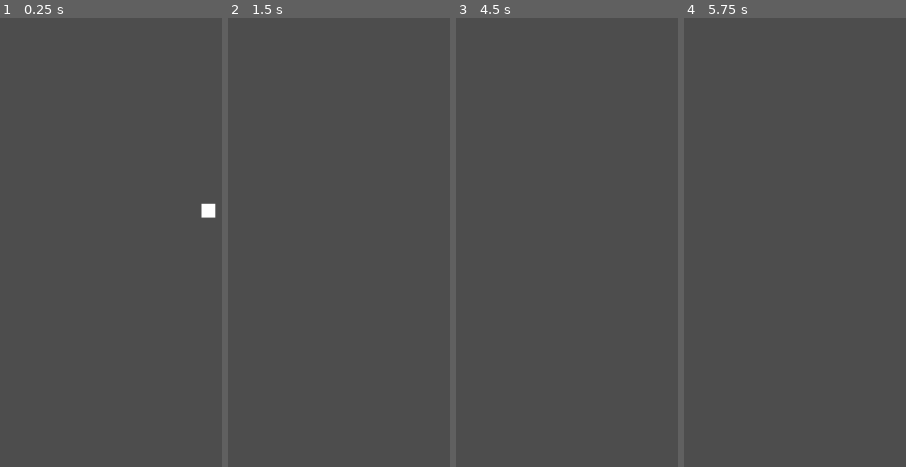
Above: before the commit, frames 1-4 (left to right).
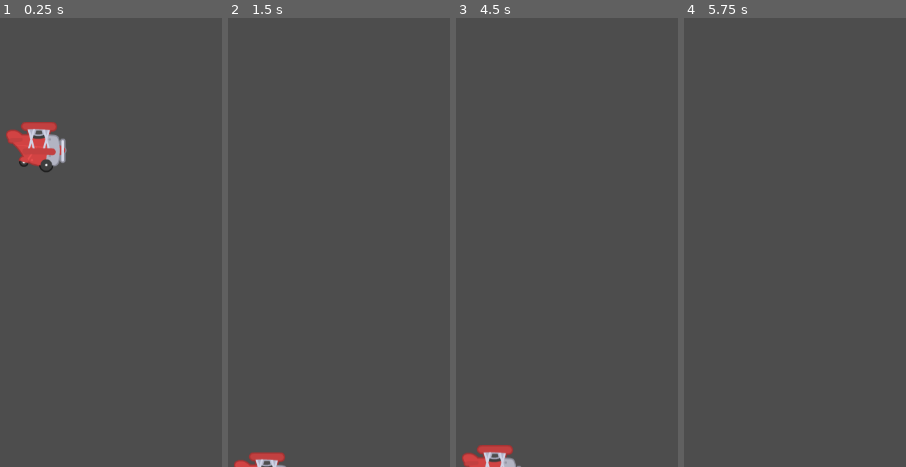
Above: after the commit, the same moments.

Repository: smarthall/20games
Game: Godot game, scene res://level.tscn
Same seed, same stepped clock (60 frames per second), same inputs: the game is played once before the commit and once after it.
Inputs:
- Up to frame 1 (0.25 s): no input
- Up to frame 2 (1.5 s): tap Space (Flap) at 0.77, 1.07 s
- Up to frame 3 (4.5 s): tap Space (Flap) at 1.52, 1.82, 2.75, 3.02, 3.32, 3.77, 4.07, 4.25 s; tap Enter at 2, 3.5 s
- Up to frame 4 (5.75 s): tap Space (Flap) at 4.52, 4.82 s

The runs differ from the first frame. In frame 1, 2.2% of the frame differs, in the area x 2-98%, y 23-45%; in frame 2, 0.6%; in frame 3, 0.9%; in frame 4, nothing differs.

Commit message:
Start building the scenery

Diff:
--- /dev/null
+++ b/flappy/Biome.gd
@@ -0,0 +1,6 @@
+extends Resource
+class_name Biome
+
+@export var ground : Texture
+@export var up: Texture
+@export var down: Texture
--- /dev/null
+++ b/flappy/Resources/Biomes/dirt.tres
@@ -0,0 +1,13 @@
+[gd_resource type="Resource" script_class="Biome" load_steps=5 format=3 uid="uid://ceocu7dr7mca1"]
+
+[ext_resource type="Texture2D" uid="uid://icbkvrut86th" path="res://Resources/Biomes/rockGrassDown.png" id="1_ds1n4"]
+[ext_resource type="Script" uid="uid://c8ixf18qkftfw" path="res://Biome.gd" id="1_m2y1e"]
+[ext_resource type="Texture2D" uid="uid://bt625lu00la1h" path="res://Resources/Biomes/groundDirt.png" id="2_rrvvx"]
+[ext_resource type="Texture2D" uid="uid://dtju7lqfge8si" path="res://Resources/Biomes/rockGrass.png" id="4_6vi62"]
+
+[resource]
+script = ExtResource("1_m2y1e")
+ground = ExtResource("2_rrvvx")
+up = ExtResource("4_6vi62")
+down = ExtResource("1_ds1n4")
+metadata/_custom_type_script = "uid://c8ixf18qkftfw"
--- /dev/null
+++ b/flappy/Resources/Biomes/ice.tres
@@ -0,0 +1,13 @@
+[gd_resource type="Resource" script_class="Biome" load_steps=5 format=3 uid="uid://4p7kj2qn4k12"]
+
+[ext_resource type="Texture2D" uid="uid://caqkkfngtknd" path="res://Resources/Biomes/rockIceDown.png" id="1_wn0ni"]
+[ext_resource type="Script" uid="uid://c8ixf18qkftfw" path="res://Biome.gd" id="1_xbeof"]
+[ext_resource type="Texture2D" uid="uid://dj1tln4kah2aj" path="res://Resources/Biomes/groundIce.png" id="2_nql0m"]
+[ext_resource type="Texture2D" uid="uid://ylf8sf154tdl" path="res://Resources/Biomes/rockIce.png" id="4_8batw"]
+
+[resource]
+script = ExtResource("1_xbeof")
+ground = ExtResource("2_nql0m")
+up = ExtResource("4_8batw")
+down = ExtResource("1_wn0ni")
+metadata/_custom_type_script = "uid://c8ixf18qkftfw"
--- /dev/null
+++ b/flappy/Resources/Biomes/rock.tres
@@ -0,0 +1,13 @@
+[gd_resource type="Resource" script_class="Biome" load_steps=5 format=3 uid="uid://bvamqne4wou5m"]
+
+[ext_resource type="Texture2D" uid="uid://jcvo5tt7a8vy" path="res://Resources/Biomes/rockDown.png" id="1_gy8fa"]
+[ext_resource type="Script" uid="uid://c8ixf18qkftfw" path="res://Biome.gd" id="1_skgbw"]
+[ext_resource type="Texture2D" uid="uid://b4x57ksxbad38" path="res://Resources/Biomes/groundRock.png" id="2_uux74"]
+[ext_resource type="Texture2D" uid="uid://hx3k6xtuqfvt" path="res://Resources/Biomes/rock.png" id="4_pp4v1"]
+
+[resource]
+script = ExtResource("1_skgbw")
+ground = ExtResource("2_uux74")
+up = ExtResource("4_pp4v1")
+down = ExtResource("1_gy8fa")
+metadata/_custom_type_script = "uid://c8ixf18qkftfw"
--- /dev/null
+++ b/flappy/Resources/Biomes/snow.tres
@@ -0,0 +1,13 @@
+[gd_resource type="Resource" script_class="Biome" load_steps=5 format=3 uid="uid://cj6j1htyqexkd"]
+
+[ext_resource type="Texture2D" uid="uid://qg65mytvpya5" path="res://Resources/Biomes/rockSnowDown.png" id="1_278cf"]
+[ext_resource type="Script" uid="uid://c8ixf18qkftfw" path="res://Biome.gd" id="1_t3eoq"]
+[ext_resource type="Texture2D" uid="uid://decvoxofxihcv" path="res://Resources/Biomes/groundSnow.png" id="2_y1l0n"]
+[ext_resource type="Texture2D" uid="uid://72yjxngpn2j0" path="res://Resources/Biomes/rockSnow.png" id="4_0j4of"]
+
+[resource]
+script = ExtResource("1_t3eoq")
+ground = ExtResource("2_y1l0n")
+up = ExtResource("4_0j4of")
+down = ExtResource("1_278cf")
+metadata/_custom_type_script = "uid://c8ixf18qkftfw"
--- /dev/null
+++ b/flappy/Resources/Plane/red_plane_fly.tres
@@ -0,0 +1,25 @@
+[gd_resource type="SpriteFrames" load_steps=4 format=3 uid="uid://dnauikrqvayu8"]
+
+[ext_resource type="Texture2D" uid="uid://j5dm7hjyu6ob" path="res://Resources/Plane/planeRed1.png" id="1_0o3xk"]
+[ext_resource type="Texture2D" uid="uid://umlpfn43ws8p" path="res://Resources/Plane/planeRed2.png" id="2_0vqh8"]
+[ext_resource type="Texture2D" uid="uid://cs7sw1c6jbt0n" path="res://Resources/Plane/planeRed3.png" id="3_8tawy"]
+
+[resource]
+animations = [{
+"frames": [{
+"duration": 1.0,
+"texture": ExtResource("1_0o3xk")
+}, {
+"duration": 1.0,
+"texture": ExtResource("2_0vqh8")
+}, {
+"duration": 1.0,
+"texture": ExtResource("3_8tawy")
+}, {
+"duration": 1.0,
+"texture": ExtResource("2_0vqh8")
+}],
+"loop": true,
+"name": &"default",
+"speed": 5.0
+}]
--- /dev/null
+++ b/flappy/biome_objects.gd
@@ -0,0 +1,13 @@
+extends Node2D
+
+@onready var ground_sprite: Sprite2D = $Ground/Sprite2D
+@onready var up_sprite: Sprite2D = $Up/Sprite2D
+@onready var down_sprite: Sprite2D = $Down/Sprite2D
+
+func _ready() -> void:
+	pass
+
+func set_biome(new_biome: Biome) -> void:
+	ground_sprite.texture = new_biome.ground
+	up_sprite.texture = new_biome.up
+	down_sprite.texture = new_biome.down
--- /dev/null
+++ b/flappy/biome_objects.tscn
@@ -0,0 +1,36 @@
+[gd_scene load_steps=5 format=3 uid="uid://3eknx7sp6o5e"]
+
+[ext_resource type="Script" uid="uid://byv6i78mvgepy" path="res://biome_objects.gd" id="1_7apck"]
+[ext_resource type="Texture2D" uid="uid://bt625lu00la1h" path="res://Resources/Biomes/groundDirt.png" id="2_m35so"]
+[ext_resource type="Texture2D" uid="uid://hx3k6xtuqfvt" path="res://Resources/Biomes/rock.png" id="3_ch71h"]
+[ext_resource type="Texture2D" uid="uid://jcvo5tt7a8vy" path="res://Resources/Biomes/rockDown.png" id="4_frv8b"]
+
+[node name="BiomeObjects" type="Node2D"]
+script = ExtResource("1_7apck")
+
+[node name="Up" type="StaticBody2D" parent="."]
+position = Vector2(550, 530)
+
+[node name="Sprite2D" type="Sprite2D" parent="Up"]
+texture = ExtResource("3_ch71h")
+
+[node name="CollisionPolygon2D" type="CollisionPolygon2D" parent="Up"]
+polygon = PackedVector2Array(-53, 117, 12, -120, 53, 117)
+
+[node name="Down" type="StaticBody2D" parent="."]
+position = Vector2(100, 117)
+
+[node name="Sprite2D" type="Sprite2D" parent="Down"]
+texture = ExtResource("4_frv8b")
+
+[node name="CollisionPolygon2D" type="CollisionPolygon2D" parent="Down"]
+polygon = PackedVector2Array(-53, -118, 12, 119, 53, -118)
+
+[node name="Ground" type="StaticBody2D" parent="."]
+position = Vector2(403, 614)
+
+[node name="Sprite2D" type="Sprite2D" parent="Ground"]
+texture = ExtResource("2_m35so")
+
+[node name="CollisionPolygon2D" type="CollisionPolygon2D" parent="Ground"]
+polygon = PackedVector2Array(31, -22, 65, 13, 104, 11, 131, 22, 172, 25, 192, -6, 236, -9, 254, -30, 339, -33, 362, -5, 405, 3, 406, 32, -402, 35, -402, 6, -371, 1, -363, 11, -313, 13, -268, 0, -247, -25, -153, -28, -98, -6, -58, -5, -27, -21)
--- /dev/null
+++ b/flappy/level.gd
@@ -0,0 +1,3 @@
+extends Node2D
+
+@export var biome_scene: PackedScene = preload("res://biome_objects.tscn")
--- a/flappy/level.tscn
+++ b/flappy/level.tscn
@@ -1,20 +1,23 @@
-[gd_scene load_steps=3 format=3 uid="uid://cuj1umrqtbcuy"]
+[gd_scene load_steps=5 format=3 uid="uid://cuj1umrqtbcuy"]
 
-[ext_resource type="Script" uid="uid://bk67q8g45q4ms" path="res://rigid_body_2d.gd" id="1_u52ul"]
+[ext_resource type="Script" uid="uid://sgkyms3va5t3" path="res://level.gd" id="1_oi3di"]
+[ext_resource type="Script" uid="uid://bk67q8g45q4ms" path="res://player.gd" id="1_u52ul"]
+[ext_resource type="SpriteFrames" uid="uid://dnauikrqvayu8" path="res://Resources/Plane/red_plane_fly.tres" id="2_vonw3"]
 
 [sub_resource type="CircleShape2D" id="CircleShape2D_5xgho"]
+radius = 35.0
 
 [node name="Level" type="Node2D"]
+script = ExtResource("1_oi3di")
 
-[node name="RigidBody2D" type="RigidBody2D" parent="."]
-position = Vector2(400, 250)
+[node name="Player" type="RigidBody2D" parent="."]
+position = Vector2(152, 158)
 script = ExtResource("1_u52ul")
 
-[node name="CollisionShape2D" type="CollisionShape2D" parent="RigidBody2D"]
+[node name="AnimatedSprite2D" type="AnimatedSprite2D" parent="Player"]
+sprite_frames = ExtResource("2_vonw3")
+
+[node name="CollisionShape2D" type="CollisionShape2D" parent="Player"]
 shape = SubResource("CircleShape2D_5xgho")
 
-[node name="ColorRect" type="ColorRect" parent="RigidBody2D"]
-offset_left = -10.0
-offset_top = -10.0
-offset_right = 10.0
-offset_bottom = 10.0
+[node name="LevelScroller" type="Node" parent="."]
--- a/flappy/rigid_body_2d.gd
+++ b/flappy/player.gd
@@ -2,6 +2,9 @@
 
 const flap_strength = 500
 
+func _ready() -> void:
+	$AnimatedSprite2D.play("default")
+
 func _input(event):
 	if event.is_action_pressed("Flap"):
 		apply_impulse(Vector2.UP * flap_strength, Vector2.ZERO)
Not shown, added: flappy/Biome.gd.uid
Binary file added: flappy/Resources/Biomes/groundDirt.png
Not shown, added: flappy/Resources/Biomes/groundDirt.png.import
Binary file added: flappy/Resources/Biomes/groundGrass.png
Not shown, added: flappy/Resources/Biomes/groundGrass.png.import
Binary file added: flappy/Resources/Biomes/groundIce.png
Not shown, added: flappy/Resources/Biomes/groundIce.png.import
Binary file added: flappy/Resources/Biomes/groundRock.png
Not shown, added: flappy/Resources/Biomes/groundRock.png.import
Binary file added: flappy/Resources/Biomes/groundSnow.png
Not shown, added: flappy/Resources/Biomes/groundSnow.png.import
Binary file added: flappy/Resources/Biomes/rock.png
(and 27 more such lines)
